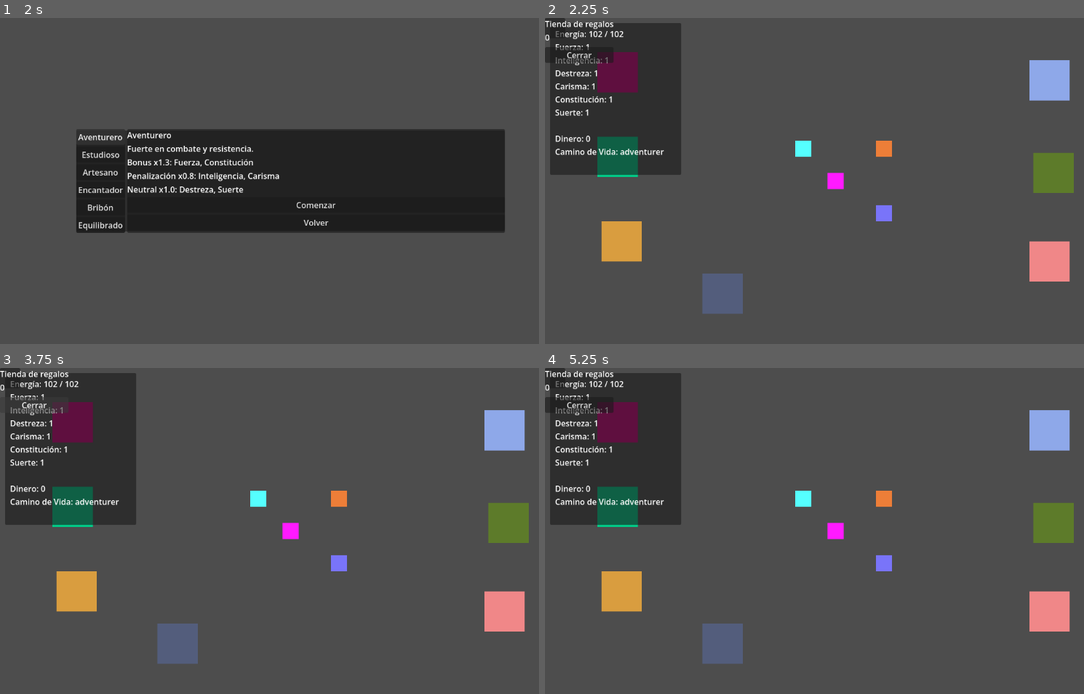
Above: before the commit, frames 1-4 (two rows, left to right).
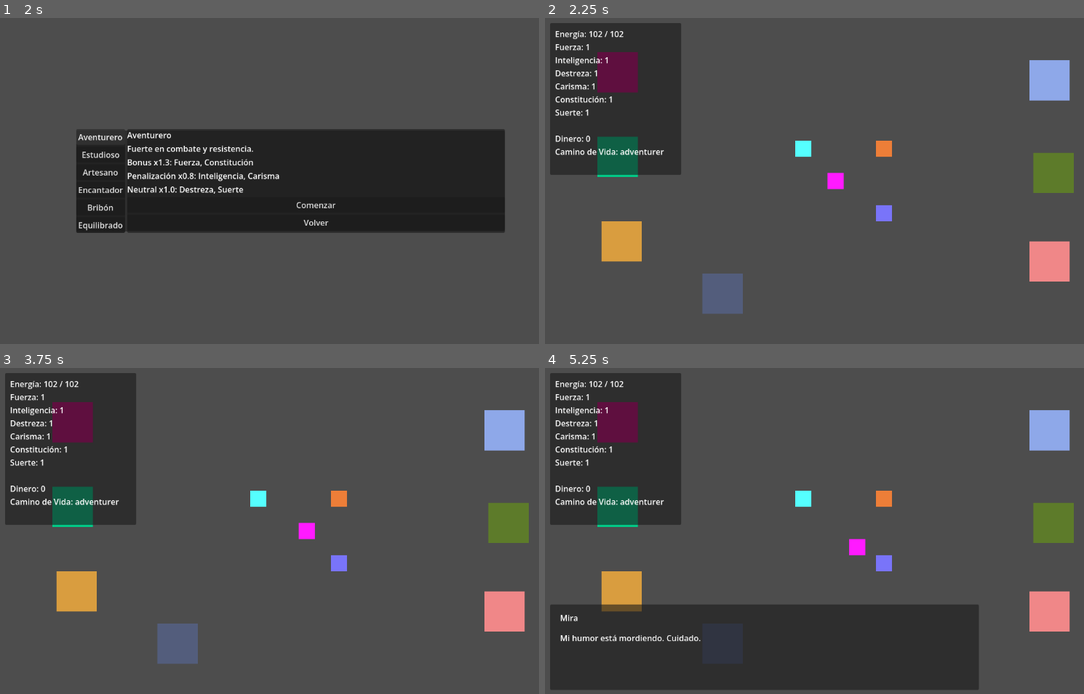
Above: after the commit, the same moments.

Repository: JoshSnowMex/another-life-project
Game: Godot game, scene res://scenes/ui/main_menu.tscn
Two runs of this game, one before a commit and one after it. Both use one fixed random seed, a clock stepped at 60 frames per second and the inputs below.
Inputs (mouse positions are in pixels of both pictures, inside the frame that each line leads up to):
- Up to frame 1 (2 s): click "Nuevo Juego" at 0.5 s; click "Aventurero" at 1.25 s
- Up to frame 2 (2.25 s): click "Comenzar" at 2 s
- Up to frame 3 (3.75 s): click (32, 403) at 2.75 s, where only the run before the commit has a clickable "Cerrar"; tap Enter at 3.5 s; hold D (move_right) from 3.53 s (still down); tap F (interact) at 3.6 s
- Up to frame 4 (5.25 s): tap R (social_notebook) at 3.8, 4.35 s; tap Space at 4.25 s; release D (move_right) at 4.28 s; hold S (move_down) 4.28-5 s; tap F (interact) at 4.55 s; click (836, 478) at 5 s, where only the run after the commit has a clickable "Hablar"

Frame 1 is identical in both runs. In frame 2, 0.5% of the frame differs, in the area x 0-13%, y 0-14%; in frame 3, 0.8%; in frame 4, 21%, in the area x 0-81%, y 0-99%.
Error before the commit: Invalid call. Nonexistent function 'close_menu' in base 'CanvasLayer'. (res://scripts/player.gd:34)

Commit message:
Fix Required

Diff:
--- a/scenes/ui/shop_menu.tscn
+++ b/scenes/ui/shop_menu.tscn
@@ -1,15 +1,19 @@
 [gd_scene format=3 uid="uid://f5vacec06vwl"]
 
 [node name="ShopMenu" type="CanvasLayer" unique_id=1210080760]
+visible = false
 
 [node name="Panel" type="Panel" parent="." unique_id=1747646676]
-offset_right = 40.0
-offset_bottom = 40.0
+offset_left = 448.0
+offset_top = 256.0
+offset_right = 704.0
+offset_bottom = 448.0
 
 [node name="MarginContainer" type="MarginContainer" parent="Panel" unique_id=778973572]
 layout_mode = 0
-offset_right = 40.0
-offset_bottom = 40.0
+offset_top = -64.0
+offset_right = 256.0
+offset_bottom = 192.0
 
 [node name="VBoxContainer" type="VBoxContainer" parent="Panel/MarginContainer" unique_id=1740791368]
 layout_mode = 2
--- a/scripts/player.gd
+++ b/scripts/player.gd
@@ -28,26 +28,29 @@
 			location_menu.close_menu()
 		elif npc_interaction_menu.visible:
 			npc_interaction_menu.close_menu()
+		elif shop_menu.visible:
+			shop_menu.close_menu()
 		elif pause_menu.visible:
 			pause_menu.close_menu()
-		elif shop_menu.visible:
-			shop_menu.close_menu()
 		else:
 			check_interaction()
 
 	if Input.is_action_just_pressed("gift_menu"):
 		if gift_menu.visible:
 			gift_menu.close_menu()
-		elif not is_any_ui_visible([dialogue_box, social_notebook, pause_menu, date_menu, location_menu, npc_interaction_menu]):
-			open_gift_menu_for_nearby_npc()
+		elif not is_any_ui_visible([dialogue_box, social_notebook, pause_menu, date_menu, location_menu, npc_interaction_menu, shop_menu]):
+				open_gift_menu_for_nearby_npc()
 
 	if Input.is_action_just_pressed("social_notebook"):
-		social_notebook.toggle_notebook()
+		if social_notebook.visible:
+			social_notebook.close_notebook()
+		elif not is_any_ui_visible([dialogue_box, gift_menu, pause_menu, date_menu, location_menu, npc_interaction_menu, shop_menu]):
+			social_notebook.open_notebook()
 
 	if Input.is_action_just_pressed("date_menu"):
 		if date_menu.visible:
 			date_menu.close_menu()
-		elif not is_any_ui_visible([dialogue_box, gift_menu, social_notebook, pause_menu, location_menu, npc_interaction_menu]):
+		elif not is_any_ui_visible([dialogue_box, gift_menu, social_notebook, pause_menu, location_menu, npc_interaction_menu, shop_menu]):
 			open_date_menu_for_nearby_npc()
 
 	if Input.is_action_just_pressed("pause_menu"):
--- a/scripts/shop_menu.gd
+++ b/scripts/shop_menu.gd
@@ -49,9 +49,8 @@
 	var dialogue_box = get_tree().current_scene.get_node("DialogueBox")
 	var result: Dictionary = ShopSystem.buy_item(shop_item_id, 1)
 
-	refresh_menu()
-
 	var speaker_name: String = str(result.get("speaker_name", "Tienda"))
 	var text: String = str(result.get("text", ""))
 
+	close_menu()
 	dialogue_box.show_dialogue(speaker_name, text)
